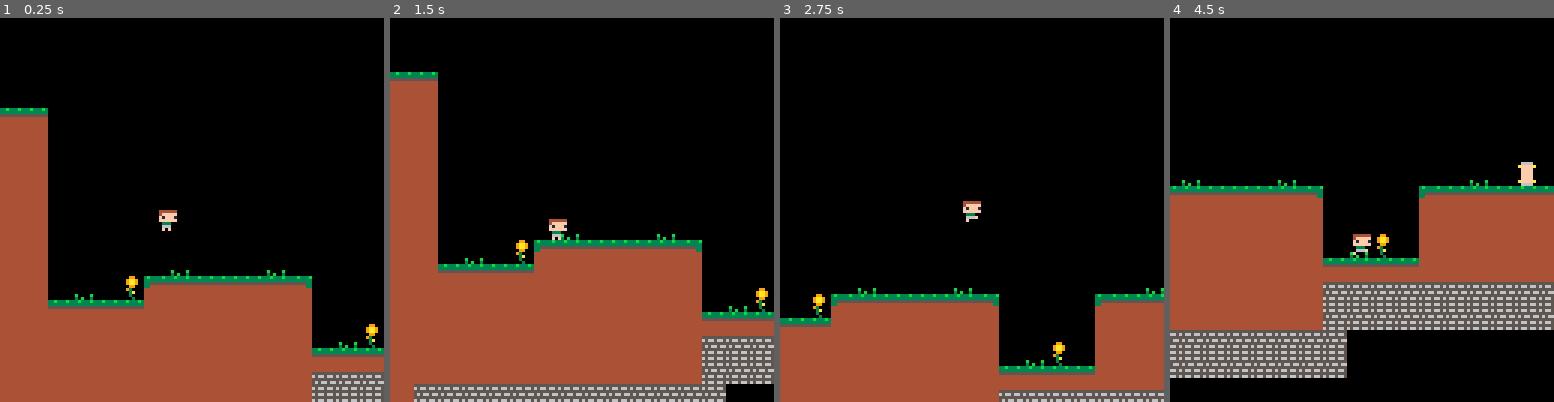
Above: before the commit, frames 1-4 (left to right).
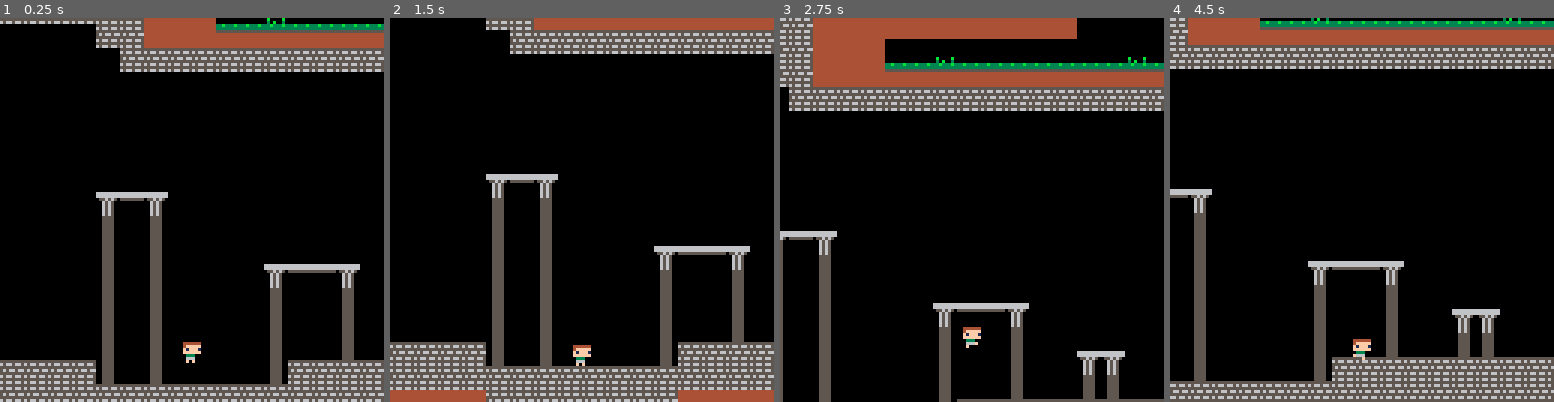
Above: after the commit, the same moments.

Repository: WillBrewer94/carts
Game: PICO-8 cartridge willbrewer_temp.p8
Two runs of this game, one before a commit and one after it. Both use one fixed random seed, a clock stepped at 60 frames per second and the inputs below.
Inputs:
- Up to frame 1 (0.25 s): no input
- Up to frame 2 (1.5 s): tap X (X key) at 0.33, 1.07 s; tap O (Z key) at 0.7 s
- Up to frame 3 (2.75 s): hold Right 1.6-2.1 s; tap O (Z key) at 1.7, 2.1, 2.5 s; tap X (X key) at 1.85 s; hold Right from 2.47 s (still down)
- Up to frame 4 (4.5 s): tap O (Z key) every 0.4 s from 2.9 to 4.1 s; tap X (X key) at 2.97, 4.08 s; release Right at 3.03 s; hold Left 3.08-3.58 s; hold Right from 4.02 s (still down)

The runs differ from the first frame. In frame 1, 45% of the frame differs, in the area x 0-100%, y 0-100%; in frame 2, 48%; in frame 3, 43%; in frame 4, 61%.

Commit message:
Almost done push

Diff:
--- a/willbrewer_temp.p8
+++ b/willbrewer_temp.p8
@@ -38,7 +38,7 @@
 function _init()
 	cls()
 	init_switches()
-	player=make_actor(7,4,1)
+	player=make_actor(35,26,1)
 
 	init_switches()
 
@@ -372,7 +372,7 @@
 
  -- x movement
  x1 = pl.x + pl.dx +
-      sgn(pl.dx) * 0.3
+      sgn(pl.dx) * 0.1
 
  if(not solid(x1,pl.y-0.5)) then
 		pl.x = pl.x + pl.dx
@@ -804,7 +804,7 @@
 
 
 __gff__
-0000000000000202020202020202020004010800000002000002000202020202000000000000040002040000040202020000000000000202020202020002000000000000000000000000000000000000000000000000000000000000000000000000000000000000000000000000000000000000000000000000000000000000
+0000000000000202020202020202020004010800000002000002000202020202000000000000040002040000040202020000000000000202020202020002000000000000000000000000000000000000000000000000000000000000000000000000000000000202000000000000000000000000000000000000000000000000
 0000000000000000000000000000000000000000000000000000000000000000000000000000000000000000000000000000000000000000000000000000000000000000000000000000000000000000000000000000000000000000000000000000000000000000000000000000000000000000000000000000000000000000
 __map__
 0606000000000000000000000000000000000000000000000000000000000000000000000000000000000000000000000000000000000000000000000000000000000000000000000000000000000000000000000000000000000000000000000000000000000000000000000000000000000000000000000000000000000000
@@ -827,14 +827,14 @@
 163d3d00000000000000000000000000000000000000003d3d00000000000000000000000000000000000000000000000000000000000000003d3d161616161616161616161616161616163d3d000000000716161616080018000000161606080016161616161608000000181200161616000000000000000016161616161616
 163d3d00000000000000000000000000000000000000003d3d00000000000000000000000000000000000000000000000000000000000000003d3d1616161616161616161616161616163d3d00000000071616161616160606060606161616160616161616161616000706060606161616000000000000000016161616161616
 163d3d00000000000000000000000000000000000000003d3d00000000000000000000000000000000000000000000000000000000000000003d3d1616161616161616161616161616163d3d00000007161616161616161616161616161616161616161616161616061616161616161616000000000000000016161616161616
-163d3d00000000000000000000000000000000000000003d3d00000000000007080000000000000000000000000000000000000000003d3d3d3d3d3d3d3d3d3d3d3d3d3d3d3d3d3d3d3d3d0000000016161616161616161616161616161616161616161616161616161616161616161616000000000000000016161616161616
-163d3d00000000000000000000000000000000000000003d3d00000000000000000000000000000000000000000000000000000000003d3d3d3d3d3d3d3d3d3d3d3d3d3d3d3d3d3d3d3d3d0000003d16161616161616161616161616161616161616161616161616161616161616161616000000000000000016161616161616
-163d3d00000000000000000000000000000000000000003d3d00000000000000000000000000000000000000000000000000000000001e0000000000003d3d3d3d3d0000000000000000000000003d16160000000000000016161616161616161616161616161600000000000000000016000000000000000016161616161616
-163d3d00000000000000000000000000000000000000003d3d00000000000000000000000000070606080000000000000000000000002e00000000000000000000000000000000000000000000003d16160000000000000000001616161616161616161616000000000000000000000016000000000000000016161616161616
-163d3d00000000000000000000000000000000000000003d3d00000000000000000000000000000000000000000000000000000000002e000000000000000000000000000000000000000000003d3d16160800000000000000000000000000000016161616060800000000000000002c16000000000000000016161616161616
-163d3d00000000000000000000000000000000000000003d3d00000000000000000000000000000000000000070800000000000000002e0000000000000000000000000000000000000000003d3d1616161600000000000000000000000000000016161616161606080000000000000716000000000000000016161616161616
-163d3d00000000000000000000000000000000001200003d3d00000000000000000000000000000000000000000000000000000000002e0000120000000000000000003d3d3d3d3d3d3d3d3d3d3d1616161600000000000000000000000000000016161616161616160606060606061616000000000000000016161616161616
-163d3d3d3d3d3d3d3d3d3d3d3d3d3d3d3d3d3d3d3d3d3d3d3d3d3d3d3d3d3d00000000000000003d3d3d3d3d3d3d3d3d3d3d3d3d3d3d3d3d3d3d3d3d3d3d3d3d3d3d3d3d3d3d3d3d3d3d3d3d3d3d1616161606060606060606060606060606060616161616161616161616161616161616000000000000000016161616161616
+163d3d0000001e0d0d0d0d1e00000000000000000000003d3d000000000000660d6600000000000000000000000000000000000000003d3d3d3d3d3d3d3d3d3d3d3d3d3d3d3d3d3d3d3d3d0000000016161616161616161616161616161616161616161616161616161616161616161616000000000000000016161616161616
+163d3d0000002e000000002e00000000000000000000003d3d00000000000076007600000000000000000000000000000000000000003d3d3d3d3d3d3d3d3d3d3d3d3d3d3d3d3d3d3d3d3d0000003d16161616161616161616161616161616161616161616161616161616161616161616000000000000000016161616161616
+163d3d0000002e000000002e00000000000000000000003d3d00000000000076007600000000000000000000000000000000000000001e0000000000003d3d3d3d3d0000000000000000000000003d16160000000000000016161616161616161616161616161600000000000000000016000000000000000016161616161616
+163d3d0000002e494a4b4c2e00000000000000000000003d3d00000000000076007600000000660d0d660000000000000000000000002e00000000000000000000000000000000000000000000003d16160000000000000000001616161616161616161616000000000000000000000016000000000000000016161616161616
+163d3d0000002e595a5b5c2e00000000000000000000003d3d00000000000076007600000000760000760000000000000000000000002e000000000000000000000000000000000000000000003d3d16160800000000000000000000000000000016161616060800000000000000002c16000000000000000016161616161616
+163d3d0000002e696a6b6c2e00000000000000000000003d3d00000000000076007600000000760000760000666600000000000000002e0000000000000000000000000000000000000000003d3d1616161600000000000000000000000000000016161616161606080000000000000716000000000000000016161616161616
+163d3d1a001a2e797a7b7c2e00002a00000000001200003d3d00000000000076007600000000760000760000767600000000000000002e0000120000000000000000003d3d3d3d3d3d3d3d3d3d3d1616161600000000000000000000000000000016161616161616160606060606061616000000000000000016161616161616
+163d3d3d3d3d3d3d3d3d3d3d3d3d3d3d3d3d3d3d3d3d3d3d3d3d3d3d3d3d3d76007600000000763d3d3d3d3d3d3d3d3d3d3d3d3d3d3d3d3d3d3d3d3d3d3d3d3d3d3d3d3d3d3d3d3d3d3d3d3d3d3d1616161606060606060606060606060606060616161616161616161616161616161616000000000000000016161616161616
 163d3d3d3d3d3d3d3d3d3d3d3d3d3d3d3d3d3d3d3d3d3d3d3d3d3d3d3d3d3d3d3d3d3d3d3d3d3d3d3d3d3d3d3d3d3d3d3d3d3d3d3d3d3d3d3d3d3d3d3d3d3d3d3d3d3d16161616161616161616161616161616161616161616161616161616161616161616161616161616161616161616000000000000000016161616161616
 161616161616161616161616161616161616161616161616161616161616163d3d3d3d3d3d3d3d1616161616161616161616161616161616161616161616161616161616161616161616161616161616161616161616161616161616161616161616161616161616161616161616161616000000000000000016161616161616
 1616161616161616161616161616161616161616161616161616161616161616161616161616161616161616161616161616161616161616161616161616161616161616161616161616161616161616161616161616161616161616161616161616161616161616161616161616161616000000000000000016161616161616
Not shown, changed: 41 lines of the sprite sheet (__gfx__) section of willbrewer_temp.p8
